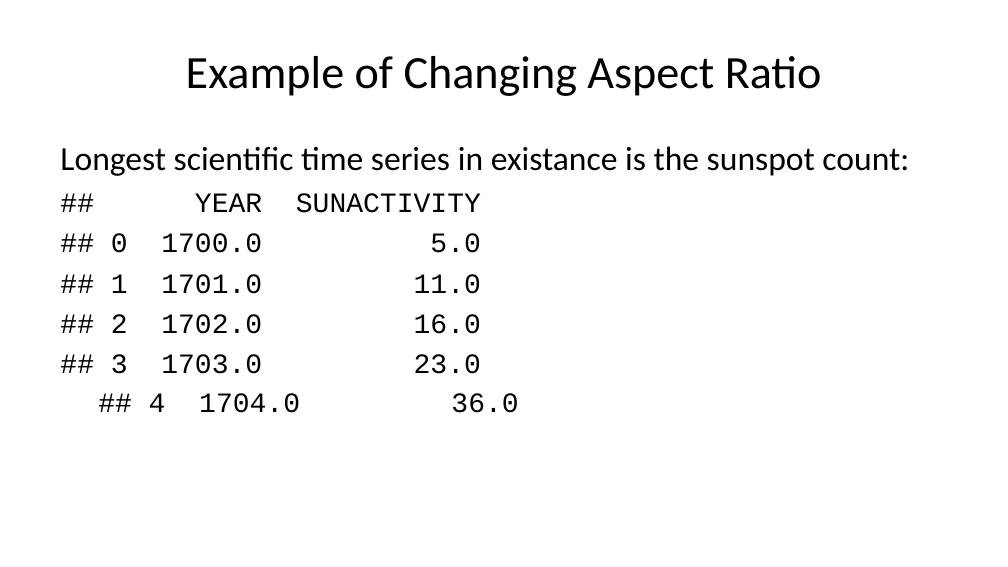
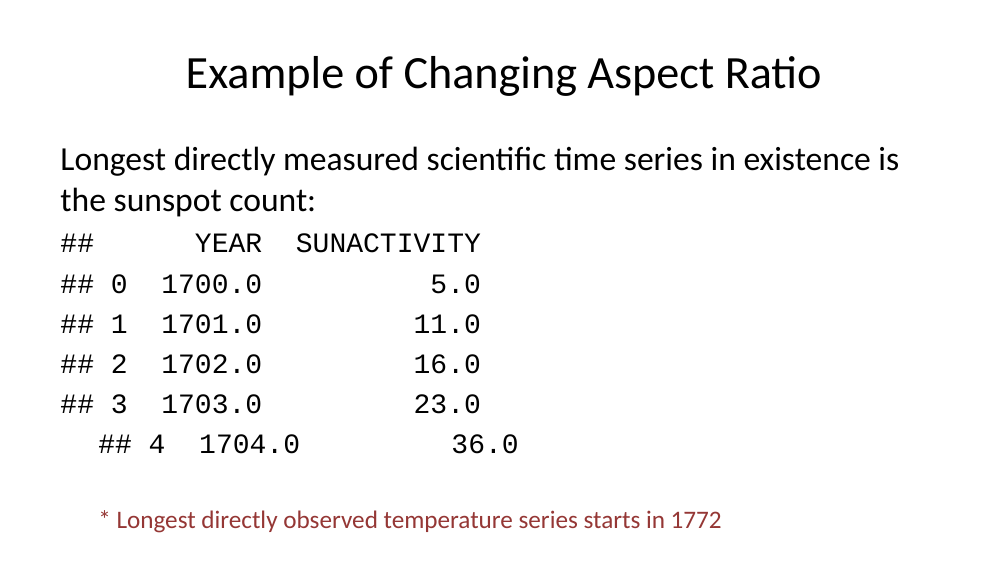
Before and after one commit to StephenElston/CSCI-E-83, a slide deck: slide 27 of LectureSlides/01_PreceptionForScientificVisualization.pptx (slide 26 before the commit). Drawn at 1008x567 pixels with LibreOffice and Linux fonts; fonts in the diff are those of the drawing. Boxes give left, top, right and bottom in pixels: in the first picture for what was removed or moved away, otherwise in the second. Text is boxed around its words. In the diff, an @@ line names an element or a change of style, - is before the commit and + after.

```diff
--- a/LectureSlides/01_PreceptionForScientificVisualization.pptx
+++ b/LectureSlides/01_PreceptionForScientificVisualization.pptx
@@ text at bbox=[60, 146, 899, 217]: text changed @@
-Longest scientific time series in existance is the sunspot count:
+Longest directly measured scientific time series in existence is the sunspot count:
@@ text at bbox=[117, 510, 722, 533]: paragraph added @@
+* Longest directly observed temperature series starts in 1772
```
Also in this commit, not shown: 10 other slides changed, 1 slide added.
